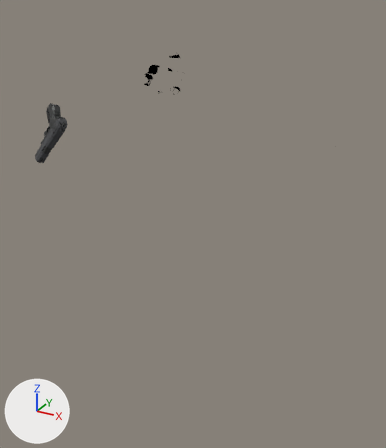
What one commit did to the glTF model scenes/pilot/pilot_pistol_kit.glb.
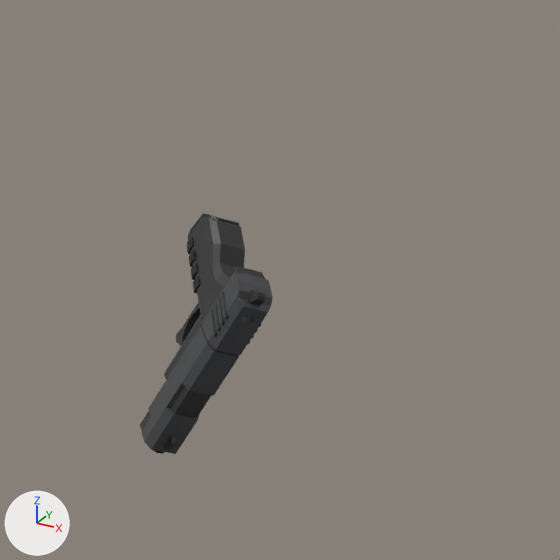
Old and new are each drawn whole from a 50 mm camera at (1.181, -1.994, 1.965) aimed at (0.095, -0.019, 0.977) and again close up on the part from 0% to 36% of the width and 11% to 42% of the height. The axes (+X, +Y, +Z) are drawn at lower left. The lights are the same throughout. The older version's two pictures come first.

In view in the first close-up: 'Pilot_SWAT', 'PistolProp'.
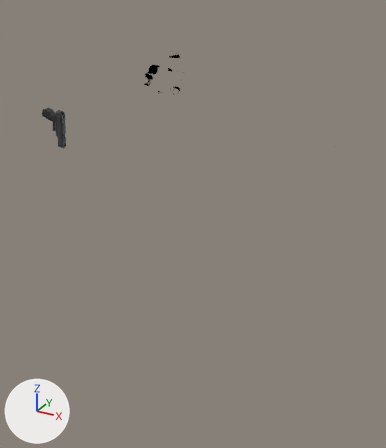
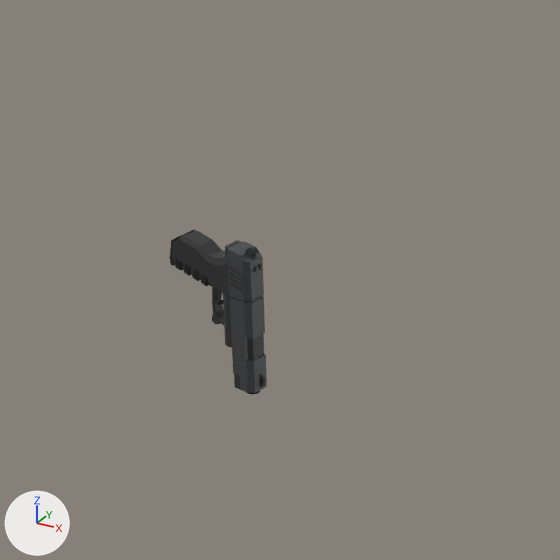
Edits to the bpy script that builds the scene:
```text
Change ob_pistolprop:
    ob_pistolprop.location: (-0.596, -0.087, 1.433) -> (-0.622, -0.089, 1.442)
    ob_pistolprop.rotation_euler: (0.979, -0.365, -1.935) -> (1.396, 0.124, -1.526)  # degrees (56, -21, -111) -> degrees (80, 7.1, -87)
    ob_pistolprop.scale: (1.0, 1.0, 1.0) -> (0.691, 0.691, 0.691)
```

Pixel boxes (x1, y1, x2, y2) of what changed, in the close-ups (560 x 560 px):
'PistolProp', moved, turned, rescaled: before (140, 213, 272, 454); after (197, 268, 267, 394)
